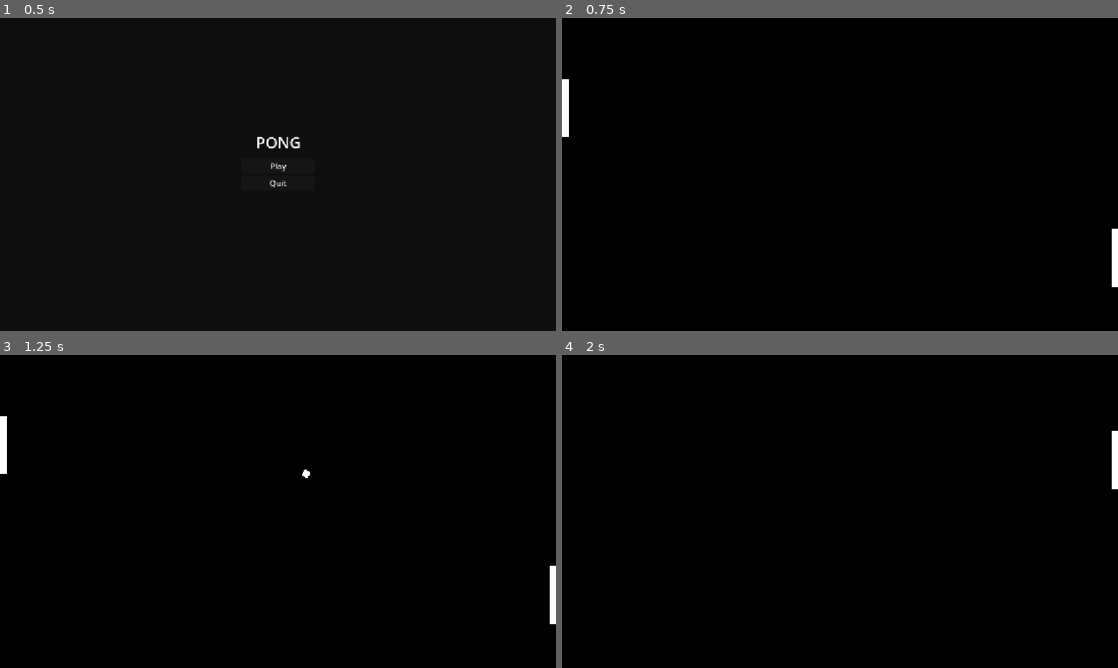
Above: before the commit, frames 1-4 (two rows, left to right).
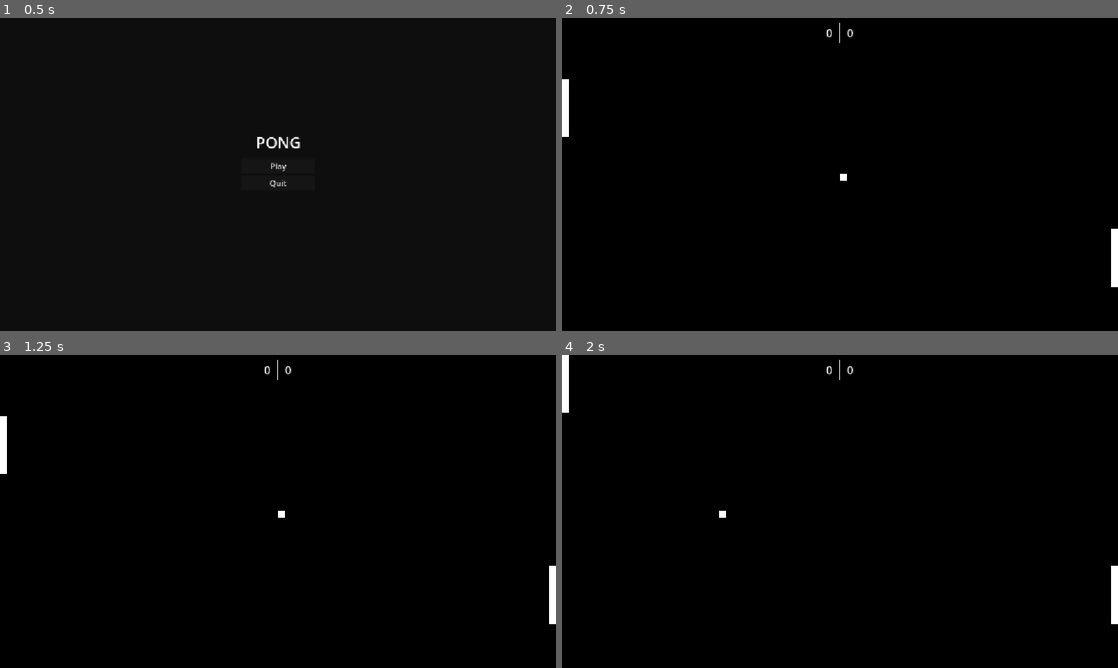
Above: after the commit, the same moments.

Repository: BenjaminVincent/jacob-and-ben-test
Game: Godot game, scene res://scenes/rooms/start.tscn
Two runs of this game, one before a commit and one after it. Both use one fixed random seed, a clock stepped at 60 frames per second and the inputs below.
Inputs:
- Up to frame 1 (0.5 s): no input
- Up to frame 2 (0.75 s): click "Play" at 0.5 s
- Up to frame 3 (1.25 s): no input
- Up to frame 4 (2 s): tap Enter at 1.25 s; hold W (P1_UP) from 1.28 s (still down); tap Down (P2_DOWN) at 1.35 s; tap Up (P2_UP) at 1.55 s

Frame 1 is identical in both runs. In frame 2, 0.1% of the frame differs, in the area x 47-99%, y 1-86%; in frame 3, 0.1%; in frame 4, 0.8%, in the area x 0-100%, y 0-86%.

Commit message:
point scoring now works and ball resets as intended

Diff:
--- a/scenes/rooms/game.tscn
+++ b/scenes/rooms/game.tscn
@@ -2,6 +2,13 @@
 
 [ext_resource type="PackedScene" uid="uid://dp5xppof63rrv" path="res://scenes/player/paddle.tscn" id="1_8fg17"]
 [ext_resource type="Script" uid="uid://lbvyfrtdranm" path="res://scripts/game.gd" id="1_15nd6"]
+
+[sub_resource type="StyleBoxLine" id="StyleBoxLine_15nd6"]
+color = Color(1, 1, 1, 1)
+grow_begin = 0.0
+grow_end = 0.0
+thickness = 3
+vertical = true
 
 [node name="Game" type="Node2D" unique_id=1041247027]
 script = ExtResource("1_15nd6")
@@ -16,3 +23,37 @@
 
 [node name="P2" parent="." unique_id=1984374026 instance=ExtResource("1_8fg17")]
 position = Vector2(1139, 437)
+
+[node name="UI" type="CanvasLayer" parent="." unique_id=1591278901]
+
+[node name="VSeparator" type="VSeparator" parent="UI" unique_id=284542917]
+anchors_preset = 5
+anchor_left = 0.5
+anchor_right = 0.5
+offset_left = -5.0
+offset_top = 10.0
+offset_right = 5.0
+offset_bottom = 52.0
+grow_horizontal = 2
+theme_override_constants/separation = 10
+theme_override_styles/separator = SubResource("StyleBoxLine_15nd6")
+
+[node name="P1Score" type="Label" parent="UI" unique_id=494265291]
+offset_left = 534.0
+offset_top = 10.0
+offset_right = 574.0
+offset_bottom = 52.0
+theme_override_font_sizes/font_size = 24
+text = "0"
+horizontal_alignment = 1
+vertical_alignment = 1
+
+[node name="P2Score" type="Label" parent="UI" unique_id=1176622868]
+offset_left = 577.0
+offset_top = 10.0
+offset_right = 617.0
+offset_bottom = 52.0
+theme_override_font_sizes/font_size = 24
+text = "0"
+horizontal_alignment = 1
+vertical_alignment = 1
--- a/scripts/ball.gd
+++ b/scripts/ball.gd
@@ -3,7 +3,6 @@
 
 var speed = 600
 var screen_size
-var direction
 
 #func _ready() -> void:
 	#direction = [-1, 1].pick_random()
@@ -16,12 +15,11 @@
 
 
 
-func start(_position, _direction):
+func start(_position, direction):
 	print("velocity: ", velocity)
-	rotation = _direction
 	position = _position
-	velocity = Vector2(speed, 0).rotated(rotation)
-
+	#velocity = Vector2(speed, 0).rotated(rotation)
+	velocity = Vector2(speed * direction, 0)
 
 func _physics_process(delta):
 	var collision = move_and_collide(velocity * delta)
--- a/scripts/game.gd
+++ b/scripts/game.gd
@@ -1,9 +1,15 @@
 extends Node2D
 
+@onready var p_1_score: Label = $UI/P1Score
+@onready var p_2_score: Label = $UI/P2Score
+@onready var screen_size = get_viewport_rect().size
 
 #func _ready() -> void:
 	#print("size: ", $ColorRect.size)
+var ball
 
+var p1_score = 0
+var p2_score = 0
 
 func _input(event):
 	if event is InputEventKey and event.pressed:
@@ -13,16 +19,50 @@
 
 
 func _ready() -> void:
-	var screen_size = get_viewport_rect().size
-	await get_tree().create_timer(.5).timeout
-	await get_tree().process_frame
 
-	var ball = load("res://scenes/ball/ball.tscn").instantiate()
+	ball = load("res://scenes/ball/ball.tscn").instantiate()
 
 	ball.position = Vector2(screen_size.x /2, screen_size.y /2)
 
 	add_child(ball)
 
-	ball.start(ball.position, [-1, 1].pick_random())
+	reset_ball([-1, 1].pick_random())
 
 	#Start!
+
+
+
+
+func _physics_process(_delta: float) -> void:
+
+	if ball:
+		if ball.position.x < 0:
+			update_score("p2")
+			reset_ball(1)
+		if ball.position.x > get_viewport_rect().size.x:
+			update_score("p1")
+			reset_ball(-1)
+
+
+
+func update_score(player_score) -> void:
+
+	match player_score:
+		"p1":
+			p1_score += 1
+			p_1_score.text = str(p1_score)
+		"p2":
+			p2_score += 1
+			p_2_score.text = str(p2_score)
+
+
+
+func reset_ball(start_direction) -> void:
+
+	ball.velocity = Vector2.ZERO
+	ball.position = Vector2(screen_size.x /2, screen_size.y /2)
+
+	await get_tree().create_timer(1.0).timeout
+	await get_tree().process_frame
+
+	ball.start(ball.position, start_direction)
--- a/scripts/paddle.gd
+++ b/scripts/paddle.gd
@@ -7,35 +7,23 @@
 @onready var collision_shape_2d: CollisionShape2D = $CollisionShape2D
 
 
-#
-#func _process(delta) -> void:
-	#
-	#screen_size = get_viewport_rect().size
-	#
-	#var p1_dir = Input.get_vector("ui_left", "ui_right", "P1_UP", "P1_DOWN")
-	#var p2_dir = Input.get_vector("ui_left", "ui_right", "P2_UP", "P2_DOWN")
-	#
-	#if name == "P1":
-		#position.y += p1_dir.y * speed * delta
-#
-	#if name == "P2":
-		#position.y += p2_dir.y * speed * delta
-#
-	#position.y = clamp(position.y, 0, screen_size.y - collision_shape_2d.shape.size.y)
+
+func get_input():
+	var p1_input = Input.get_vector("ui_left", "ui_right", "P1_UP", "P1_DOWN")
+	var p2_input = Input.get_vector("ui_left", "ui_right", "P2_UP", "P2_DOWN")
+
+	var input_dir = null
+	if name == "P1":
+		input_dir = p1_input
+	else:
+		input_dir = p2_input
+
+	velocity = input_dir * speed
 
 
-
-
-func get_input():
-	var input_dir = Input.get_vector("ui_left", "ui_right", "P1_UP", "P1_DOWN")
-	#var p2_dir = Input.get_vector("ui_left", "ui_right", "P2_UP", "P2_DOWN")
-	velocity = input_dir * speed
 
 func _physics_process(delta):
 	get_input()
 	move_and_collide(velocity * delta)
-
-
-
-#func _physics_process(delta: float) -> void:
-	#print("velocity:" , velocity)
+	var rect = get_viewport_rect()
+	global_position = global_position.clamp(rect.position, rect.end - collision_shape_2d.shape.size)
